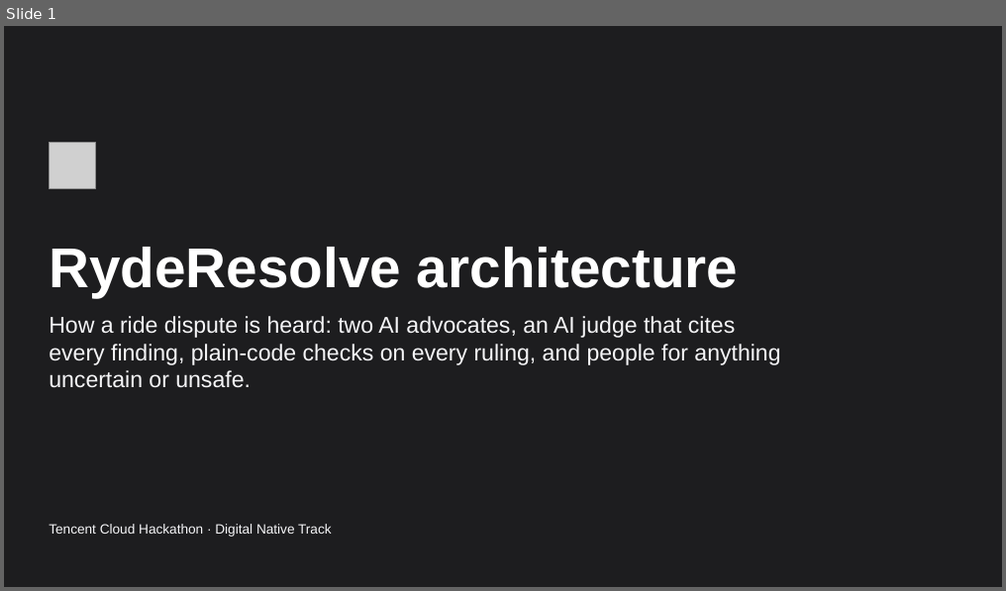
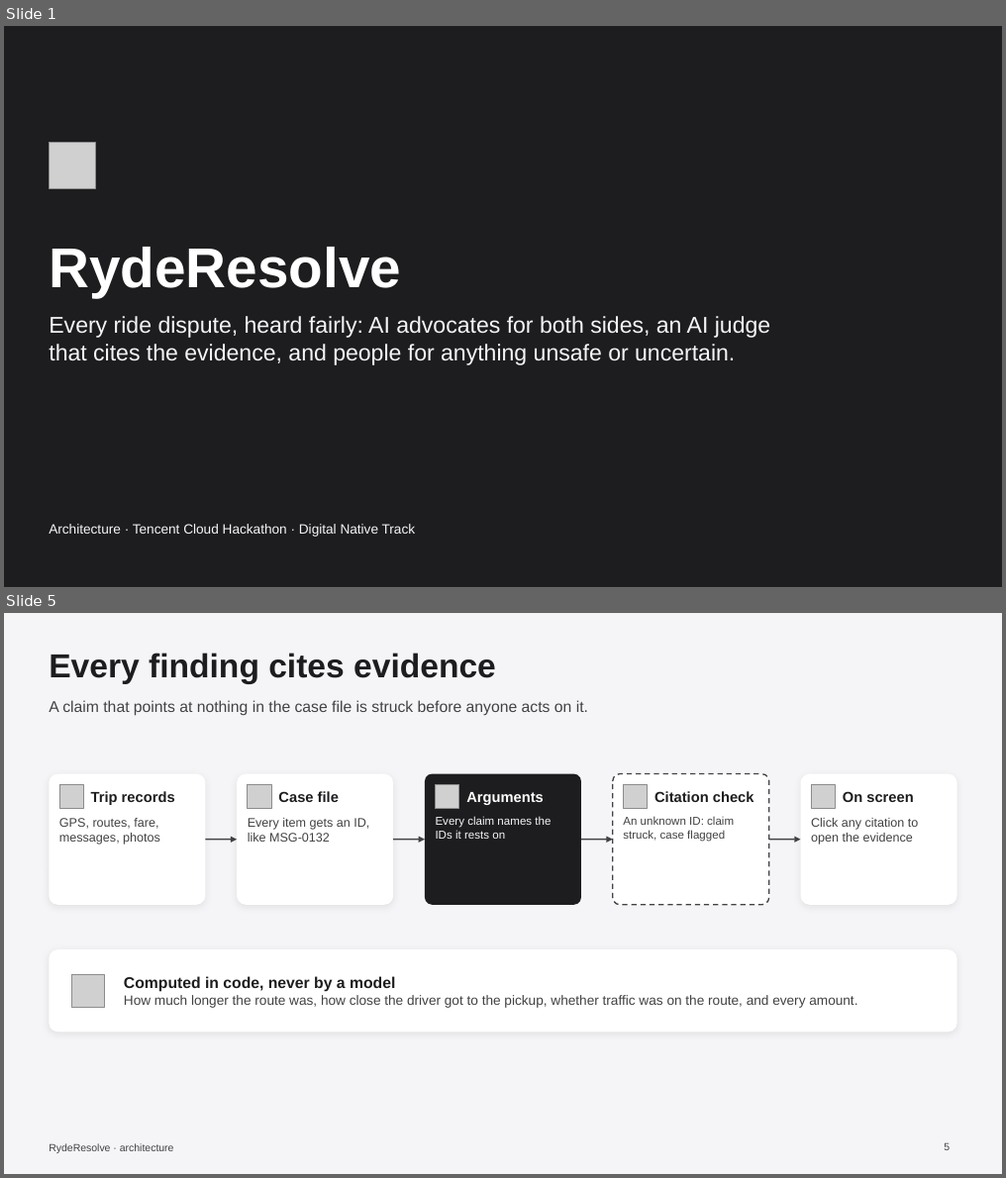
Before and after one commit to suryaansh2002/ryde-dispute-resolution-tencent, a slide deck: submission/architecture.pptx. Shown one above the other, each under a label of ours: slide 1 before the commit, slides 1 and 5 after it; the slides between them are not shown. The pictures are 1006x591 and 1006x1178 pixels, drawn with LibreOffice and Linux fonts; fonts in the diff are those of the drawing; grey boxes stand for pictures. Boxes give left, top, right and bottom in pixels: in the first picture for what was removed or moved away, otherwise in the second. Text is boxed around its words. In the diff, an @@ line names an element or a change of style, - is before the commit and + after.

Commit message:
Architecture deck: a courtroom slide for the hearing, less on every slide, current results

```diff
--- a/submission/architecture.pptx
+++ b/submission/architecture.pptx
@@ slide 5 added at [4,613,1002,1174], background #F5F5F7 @@
@@ title added at [49,653,496,684], 32 pt, text #1D1D1F, bold @@
+Every finding cites evidence
@@ text added at [49,700,588,716], 15 pt, text #424245 @@
+A claim that points at nothing in the case file is struck before anyone acts on it.
@@ rounded rectangle added at [49,774,205,905], fill #FFFFFF @@
@@ picture added at [59,784,83,808] @@
@@ rounded rectangle added at [237,774,393,905], fill #FFFFFF @@
@@ picture added at [248,784,271,808] @@
@@ rounded rectangle added at [425,774,581,905], fill #1D1D1F @@
@@ picture added at [436,784,459,808] @@
@@ rounded rectangle added at [613,774,769,905], fill #FFFFFF, outline #424245 1.25 pt dashed @@
@@ picture added at [623,784,648,808] @@
@@ rounded rectangle added at [801,774,957,905], fill #FFFFFF @@
@@ picture added at [811,784,835,808] @@
@@ text added at [59,818,160,845], 12 pt, text #424245 @@
+GPS, routes, fare, messages, photos
@@ text added at [91,791,175,805], 14 pt, text #1D1D1F, bold @@
+Trip records
@@ text added at [248,818,369,842], 12 pt, text #424245 @@
+Every item gets an ID, like MSG-0132
@@ text added at [278,791,339,802], 14 pt, text #1D1D1F, bold @@
+Case file
@@ text added at [436,816,550,839], 11 pt, text #F5F5F7 @@
+Every claim names the IDs it rests on
@@ text added at [466,792,544,805], 14 pt, text #FFFFFF, bold @@
+Arguments
@@ text added at [623,816,734,842], 11 pt, text #424245 @@
+An unknown ID: claim struck, case flagged
@@ text added at [654,791,754,802], 14 pt, text #1D1D1F, bold @@
+Citation check
@@ text added at [811,818,919,845], 12 pt, text #424245 @@
+Click any citation to open the evidence
@@ text added at [843,791,913,802], 14 pt, text #1D1D1F, bold @@
+On screen
@@ arrow added from (205, 839) to (237, 839), #424245 1.5 pt @@
@@ arrow added from (393, 839) to (425, 839), #424245 1.5 pt @@
@@ arrow added from (581, 839) to (613, 839), #424245 1.5 pt @@
@@ arrow added from (769, 839) to (801, 839), #424245 1.5 pt @@
@@ rounded rectangle added at [49,950,957,1032], fill #FFFFFF @@
@@ picture added at [71,974,104,1008] @@
@@ text added at [124,976,857,1008], 13 pt, text #424245 @@
+Computed in code, never by a model
+How much longer the route was, how close the driver got to the pickup, whether traffic was on the route, and every amount.
@@ text added at [49,1144,174,1154], 10 pt, text #424245 @@
+RydeResolve · architecture
@@ page number added at [944,1144,949,1151], 10 pt, text #424245 @@
+5
@@ slide 1 changed as well @@
@@ title at [49,247,401,297]: text changed @@
-RydeResolve architecture
+RydeResolve
@@ text at [49,316,770,366]: text changed @@
-How a ride dispute is heard: two AI advocates, an AI judge that cites every finding, plain-code checks on every ruling, and people for anything uncertain or unsafe.
+Every ride dispute, heard fairly: AI advocates for both sides, an AI judge that cites the evidence, and people for anything unsafe or uncertain.
@@ text at [49,524,416,537]: text changed @@
-Tencent Cloud Hackathon · Digital Native Track
+Architecture · Tencent Cloud Hackathon · Digital Native Track
```
Also in this commit, not shown: 3 other slides changed, 3 other slides added, 4 slides removed.
